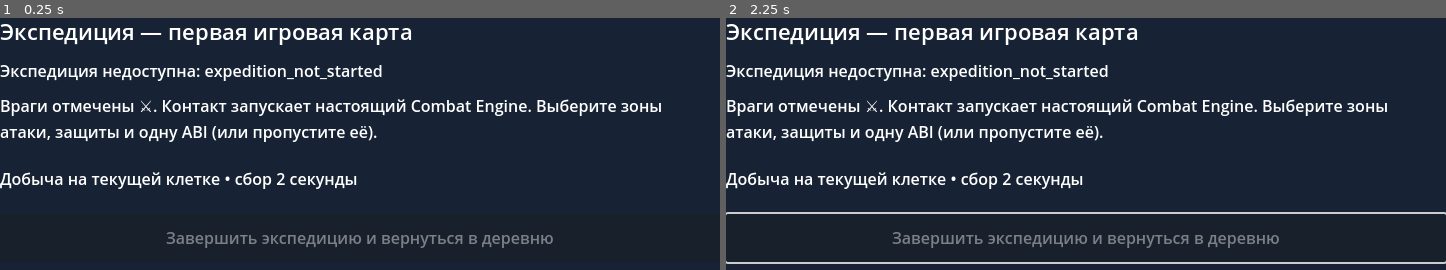
Above: before the commit, frames 1-2 (left to right).
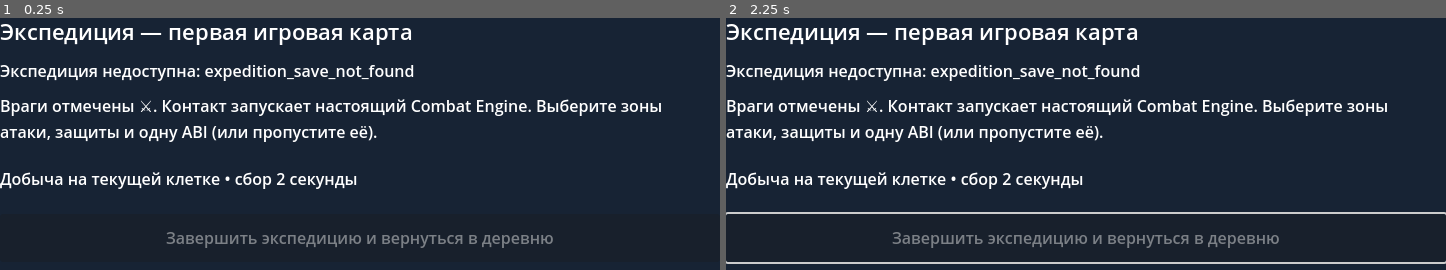
Above: after the commit, the same moments.

Repository: Archoniou1987/Battle-of-Artheon
Game: Godot game, scene res://scenes/main/solo_live_map.tscn
Same seed, same stepped clock (60 frames per second), same inputs: the game is played once before the commit and once after it. This scene is started directly instead of the project's main scene.
Inputs (mouse positions are in pixels of both pictures, inside the frame that each line leads up to):
- Up to frame 1 (0.25 s): no input
- Up to frame 2 (2.25 s): tap Enter at 0.5, 2 s; move the mouse to (outside the picture) at 0.52 s; click (outside the picture) at 0.67 s; tap Space at 1.25 s; drag from (outside the picture) to (outside the picture) at 1.27 s; move the mouse to (1158, 217) at 2.02 s; click (1158, 217) at 2.17 s

The runs differ from the first frame. In frame 1, 0.5% of the frame differs, in the area x 40-58%, y 18-25%; in frame 2, 0.5%.

Commit message:
refactor(map): mount same GameState and return by location change, keep legacy fixture path

Diff:
--- a/core/map/solo_live_map_session.gd
+++ b/core/map/solo_live_map_session.gd
@@ -15,6 +15,16 @@
 var loot_pickups: GroundLootService = GroundLootService.new()
 
 static func open(path: String, manifest: String, expedition_id: String, player_id: String) -> Dictionary:
+	if path == SoloGameStateService.PATH:
+		var gate := SoloExpeditionLaunchGate.inspect(path,manifest,expedition_id,player_id)
+		if not bool(gate.get("ok",false)):
+			return gate
+		var unified := SoloGameStateService.read(path,player_id)
+		if not bool(unified.get("ok",false)):
+			return unified
+		if String(unified.get("location","")) != SoloGameStateService.LOCATION_MAP:
+			return {"ok":false,"reason":"game_state_not_on_map"}
+		return _mount(path,manifest,unified["expedition"],unified["character"],unified["repository"])
 	var verified := SoloTownExpeditionBridge.open_existing(path,expedition_id,player_id,manifest)
 	if not bool(verified.get("ok",false)):
 		return verified
@@ -136,6 +146,8 @@
 	return {"ok":true,"instance_id":String(result["instance_id"]),"saved":true}
 
 func return_to_town(town_path: String) -> Dictionary:
+	if save_path == SoloGameStateService.PATH:
+		return SoloGameStateService.set_location(save_path,character.character_id,SoloGameStateService.LOCATION_TOWN,manifest_path)
 	var closed := SoloTownReturnService.close_for_town(save_path,expedition.expedition_id,character.character_id,manifest_path)
 	if not bool(closed.get("ok",false)):
 		return closed
